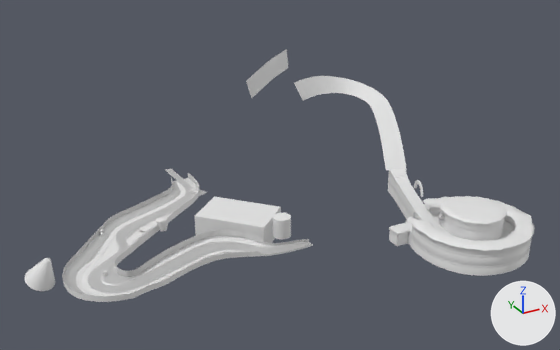
One commit to the Blender file Assets/Scenes/Scene_3/Scene_3.blend: the scene before it, then after it.
The view is the same before and after, from a 50 mm lens placed at (-744.0, -2047.0, 927.0), pointed at (202.0, -327.0, 67.0). The axes (+X, +Y, +Z) are drawn at lower right. The lights are the same throughout. Objects named as collision shapes, trigger or cutter boxes, shadow casters or lower levels of detail are left out.

The older version as bpy lines, for what is in view:
```python
ob_cube = bpy.data.objects.new('Cube', me_cube)
ob_cube.location = (0.0, 0.0, 0.0)
ob_nurbspath = bpy.data.objects.new('NurbsPath', cu_nurbspath_005)
ob_nurbspath.location = (693.0, -192.0, -44.0)
ob_nurbspath_001 = bpy.data.objects.new('NurbsPath.001', me_nurbspath_011)
ob_nurbspath_001.location = (0.0, 0.0, 0.0)
ob_nurbspath_008 = bpy.data.objects.new('NurbsPath.008', me_nurbspath_007)
ob_nurbspath_008.location = (0.0, 0.0, 0.0)
# also in view: 'Wall_1' at (-129.0, -333.0, -19.0); 'Cylinder.002' at (130.0, -468.0, -9.0); 'Vis_OffRoad_2' at (-86.0, -291.0, -27.0); 'Vis_WaterSurface' at (-100.0, -267.0, -26.0); 'Road_1' at (-185.0, -324.0, -24.0)
```
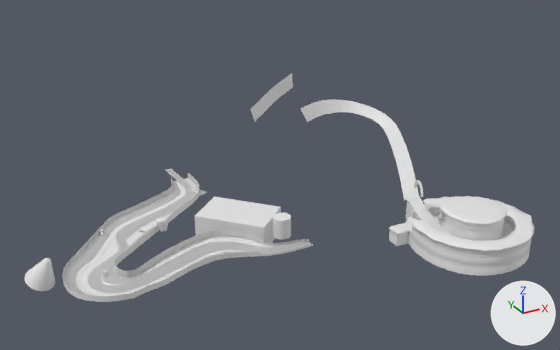
What differs and where, as boxes (x1, y1, x2, y2) in the pictures (560 x 350 px):
'NurbsPath', reshaped, moved, turned: before (246, 49, 407, 170); after (251, 73, 419, 200)
'NurbsPath.008', reshaped (29% shorter): before (388, 170, 532, 276); after (389, 201, 532, 276)
'NurbsPath.001', reshaped (39% shorter): before (390, 169, 514, 239); after (391, 197, 514, 239)
part 1 of me_nurbspath_011, cut back: before (390, 169, 421, 203); after (409, 197, 421, 203)
part 2 of me_nurbspath_007, deleted: before (388, 170, 407, 218)

What changed in the scene script:
```text
Change me_nurbspath_011:
    used by ob_nurbspath_001; location = (0.0, 0.0, 0.0)
    remove me_nurbspath_011.from_pydata(...)  # 660 vertices, 524 faces; spans x 454.0..747.0, y -749.0..-232.0, z -78.0..-45.0
    add me_nurbspath_011.from_pydata(...)  # 575 vertices, 456 faces; spans x 454.0..747.0, y -749.0..-416.0, z -78.0..-51.0
    me_nurbspath_011 part 1
    85 vertices are removed from x 589.0..695.0, y -418.0..-232.0, z -57.0..-45.0
    68 faces are deleted
    5 vertices in x 581.0..609.0, y -437.0..-425.0, z -57.0..-56.0 move by (0.0, 0.0, 3.0)
    5 vertices in x 585.0..613.0, y -427.0..-416.0, z -57.0 move by (0.0, 0.0, 6.0)
    4 vertices in x 584.0..605.0, y -446.0..-437.0, z -57.0 move by (0.0, 0.0, 2.0)
    1 vertex moves from x 577.0, y -435.0, z -56.0 to x 577.0, y -435.0, z -55.0
Change me_nurbspath_007:
    used by ob_nurbspath_008; location = (0.0, 0.0, 0.0)
    remove me_nurbspath_007.from_pydata(...)  # 3727 vertices, 3382 faces; spans x 454.0..791.0, y -794.0..-231.0, z -120.0..-5.0
    add me_nurbspath_007.from_pydata(...)  # 3347 vertices, 3036 faces; spans x 454.0..791.0, y -794.0..-414.0, z -120.0..-5.0
    me_nurbspath_007 part 2: 380 vertices removed from x 585.0..698.0, y -419.0..-231.0, z -120.0..-44.0
Change cu_nurbspath_002:
    where _sp = cu_nurbspath_002.splines.new('POLY'); _sp.points.add(8)
    remove _sp.points.foreach_set('co', [-33.75, 0.0, 0.0, 1.0, -25.31, 0.0, 0.0, 1.0, -16.88, 0.0, 0.0, 1.0, -8.438, 0.0, 0.0, 1.0, 0.0, 0.0, 0.0, 1.0, 8.438, 0.0, 0.0, 1.0, 16.88, 0.0, 0.0, 1.0, 25.31, 0.0, 0.0, 1.0, 33.75, 0.0, 0.0, 1.0])
    add _sp.points.foreach_set('co', [-23.62, 0.0, 0.0, 1.0, -17.72, 0.0, 0.0, 1.0, -11.81, 0.0, 0.0, 1.0, -5.906, 0.0, 0.0, 1.0, 0.0, 0.0, 0.0, 1.0, 5.906, 0.0, 0.0, 1.0, 11.81, 0.0, 0.0, 1.0, 17.72, 0.0, 0.0, 1.0, 23.62, 0.0, 0.0, 1.0])
Change ob_nurbspath:
    ob_nurbspath.location: (693.0, -192.0, -44.0) -> (612.0, -377.0, -54.0)
    ob_nurbspath.rotation_euler: (0.0, 0.0, 0.0) -> (0.0, 0.0, 0.0312)  # degrees (0, 0, 0) -> degrees (0, 0, 1.8)
```
